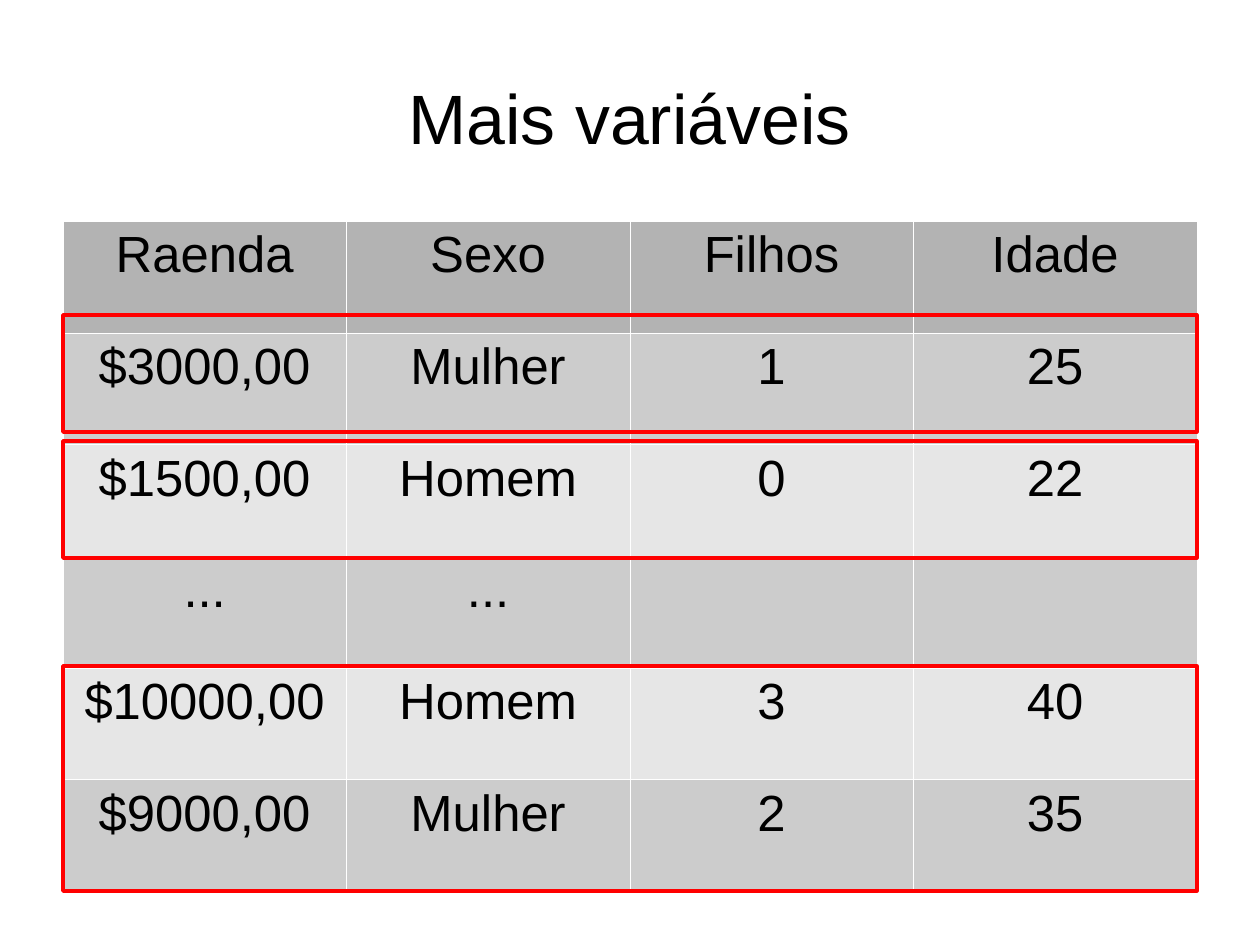
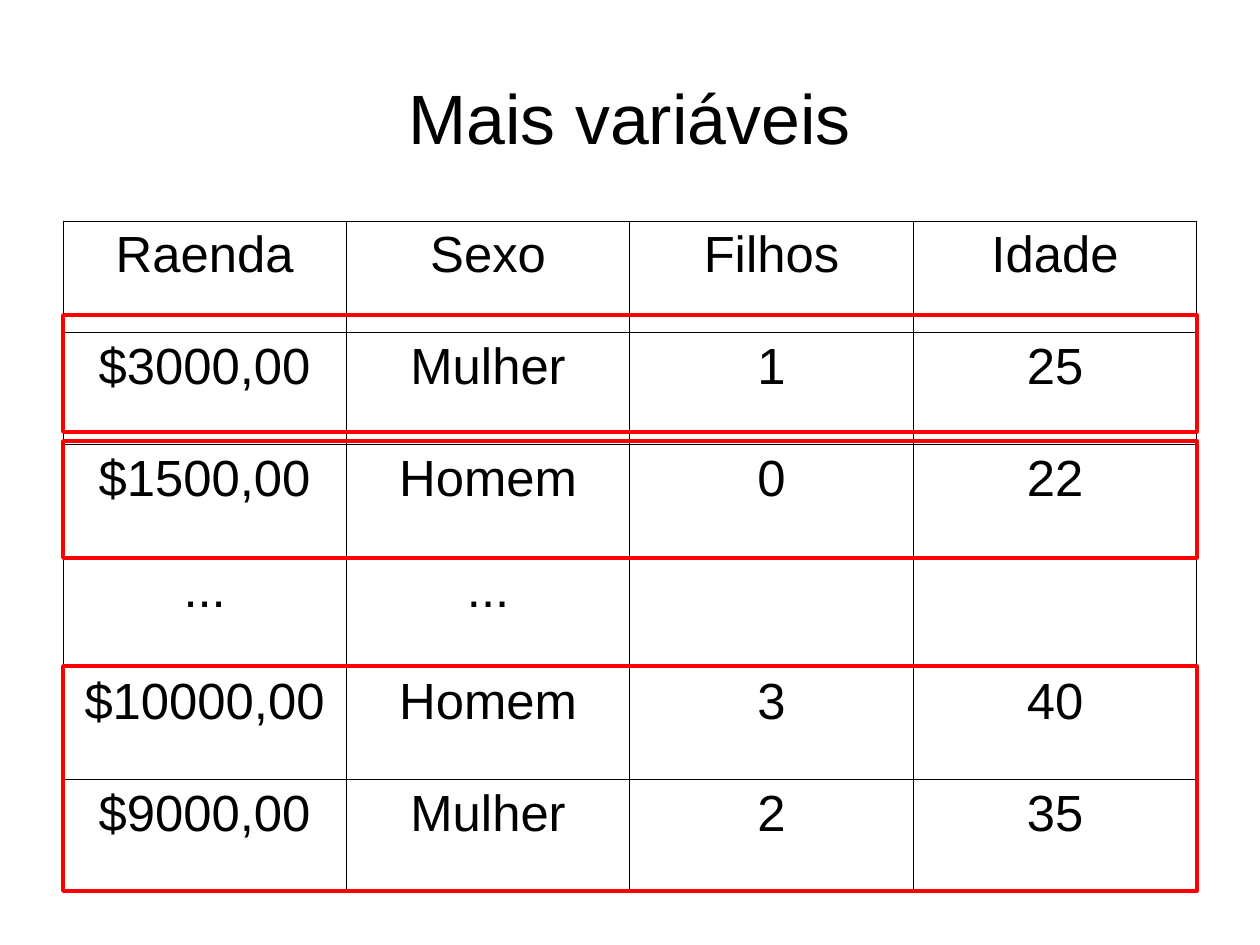
Before and after one commit to flaviobarros/lombz_cluster, a slide deck: slide 4 of Cluster.odp (slide 3 before the commit). Drawn at 1260x945 pixels with LibreOffice and Linux fonts; fonts in the diff are those of the drawing. Boxes give left, top, right and bottom in pixels: in the first picture for what was removed or moved away, otherwise in the second. Text is boxed around its words. In the diff, an @@ line names an element or a change of style, - is before the commit and + after.

```diff
--- a/Cluster.odp
+++ b/Cluster.odp
@@ table at bbox=[63, 221, 1197, 891] @@
@@ fill #B3B3B3 to none in row 1 @@
@@ fill #CCCCCC to none in 10 cells @@
@@ fill #E6E6E6 to none in 8 cells @@
@@ borders changed @@
```
Also in this commit, not shown: 2 other slides changed, 11 slides added.
